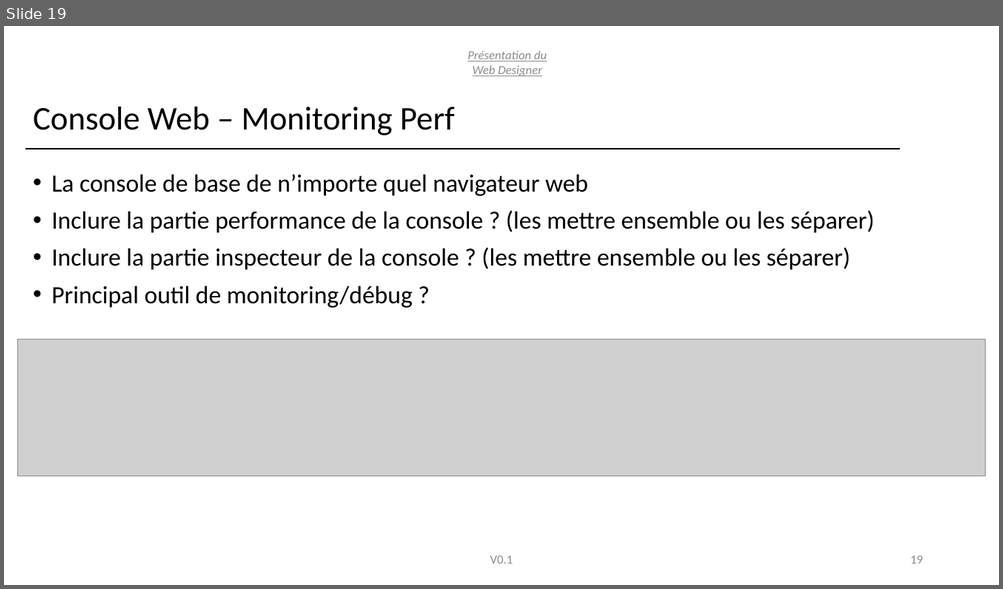
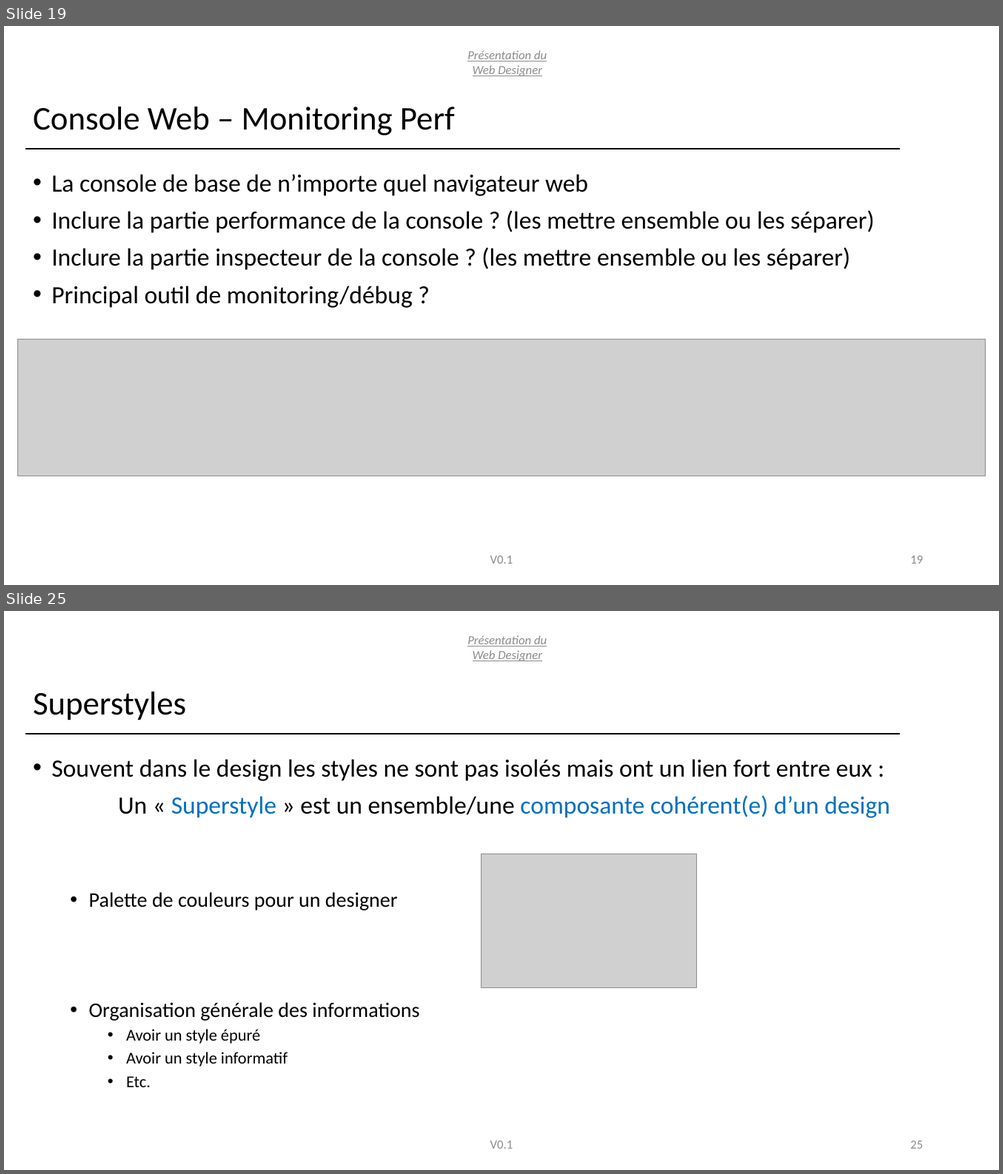
Before and after one commit to T4ouf/Web-Designer, a slide deck: doc/pitch/Presentation-Conception.pptx. Shown one above the other, each under a label of ours: slide 19 before the commit, slides 19 and 25 after it; the slides between them are not shown. The pictures are 1003x589 and 1003x1174 pixels, drawn with LibreOffice and Linux fonts; fonts in the diff are those of the drawing; grey boxes stand for pictures. Boxes give left, top, right and bottom in pixels: in the first picture for what was removed or moved away, otherwise in the second. Text is boxed around its words. In the diff, an @@ line names an element or a change of style, - is before the commit and + after.

```diff
--- a/doc/pitch/Presentation-Conception.pptx
+++ b/doc/pitch/Presentation-Conception.pptx
@@ slide 25 added at bbox=[4, 611, 999, 1170], background #FFFFFF @@
@@ text added at bbox=[467, 635, 546, 661], 12 pt, text #8C8C8C, italic, underline @@
+Présentation du Web Designer
@@ title added at bbox=[33, 692, 186, 721], 32 pt, text #000000 @@
+Superstyles
@@ line added from (25, 734) to (899, 734), #000000 1.5 pt @@
@@ text added at bbox=[51, 759, 890, 1088], 24 pt, text #000000 @@
+• Souvent dans le design les styles ne sont pas isolés mais ont un lien fort entre eux :
+Un « Superstyle » est un ensemble/une composante cohérent(e) d’un design
+  • Palette de couleurs pour un designer
+  • Organisation générale des informations
+    • Avoir un style épuré
+    • Avoir un style informatif
+    • Etc.
@@ picture added at bbox=[481, 854, 697, 988] @@
@@ text added at bbox=[490, 1141, 513, 1149], 12 pt, text #8C8C8C @@
+V0.1
@@ page number added at bbox=[910, 1141, 922, 1149], 12 pt, text #8C8C8C @@
+25
```
Also in this commit, not shown: 7 other slides added, 2 other files.
